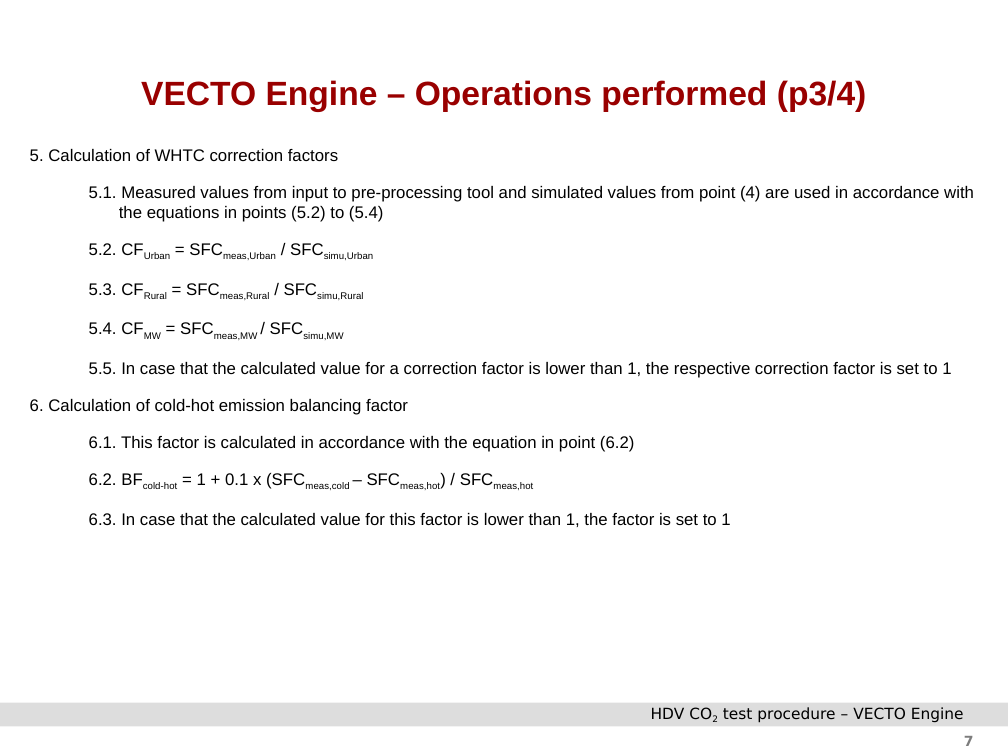
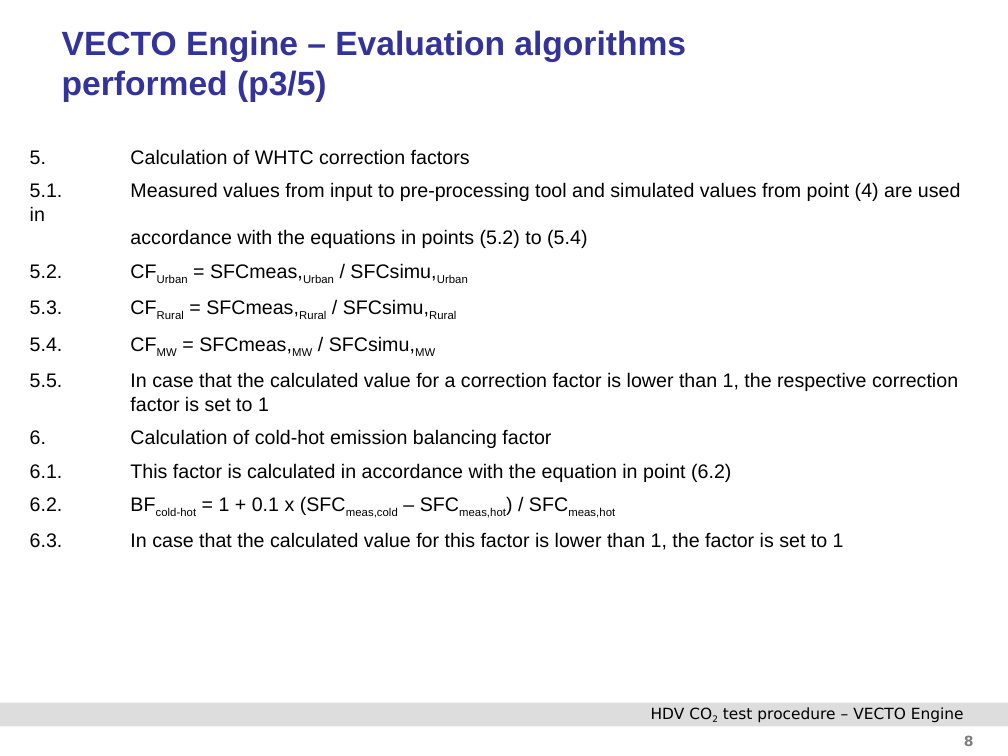
Before and after one commit to NSEE/VECTO_ENGINE_BR, a slide deck: slide 8 of Documentation/TUG_VECTO_Engine_Manual.pptx (slide 7 before the commit). Drawn at 1008x756 pixels with LibreOffice and Linux fonts; fonts in the diff are those of the drawing; background and template pictures are left out. Boxes give left, top, right and bottom in pixels: in the first picture for what was removed or moved away, otherwise in the second. Text is boxed around its words. In the diff, an @@ line names an element or a change of style, - is before the commit and + after.

```diff
--- a/Documentation/TUG_VECTO_Engine_Manual.pptx
+++ b/Documentation/TUG_VECTO_Engine_Manual.pptx
@@ title "VECTO Engine – Evaluation algorithms ..." at (62, 30, 686, 102): vertical alignment middle to top @@
@@ title at (62, 30, 686, 102): text changed; text colour #990000 to #333399 @@
-VECTO Engine – Operations performed (p3/4)
+VECTO Engine – Evaluation algorithms
+performed (p3/5)
@@ text "5. Calculation of WHTC correction ..." at (30, 149, 961, 550): size 12 to 14 pt; now on the baseline in "SFCmeas,Urban SFCsimu,Urban", "SFCmeas,Rural SFCsimu,Rural", "SFCmeas,MW SFCsimu,MW"; less space between paragraphs @@
@@ page number at (964, 736, 974, 746): text changed @@
-7
+8
```
Also in this commit, not shown: 8 other slides changed, 3 slides added, 1 other file.
